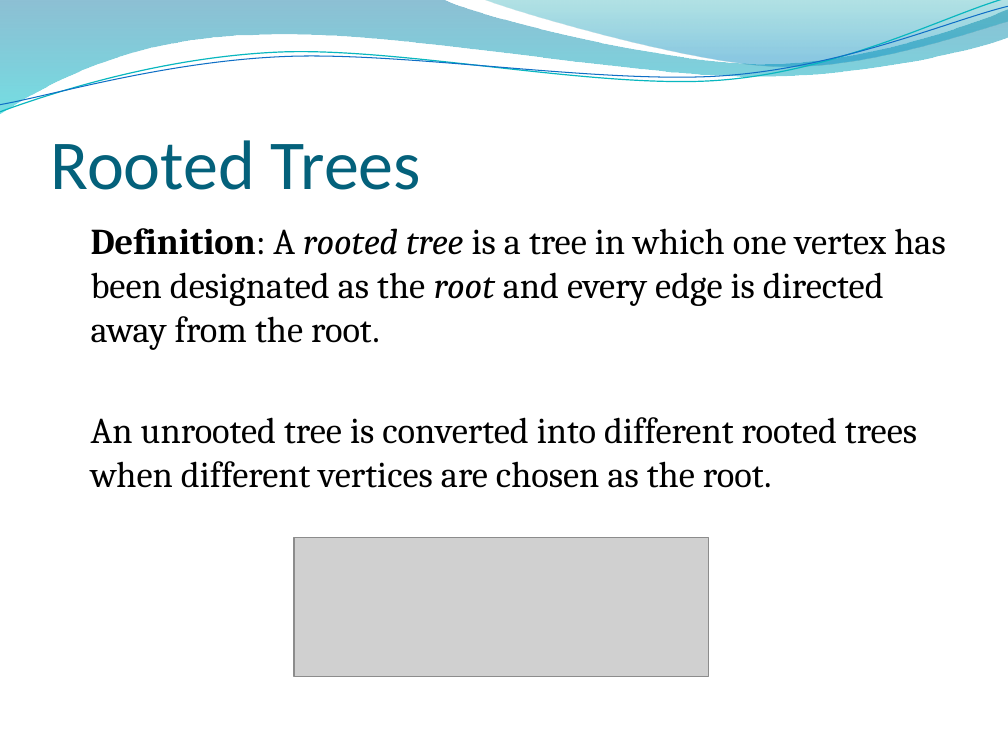
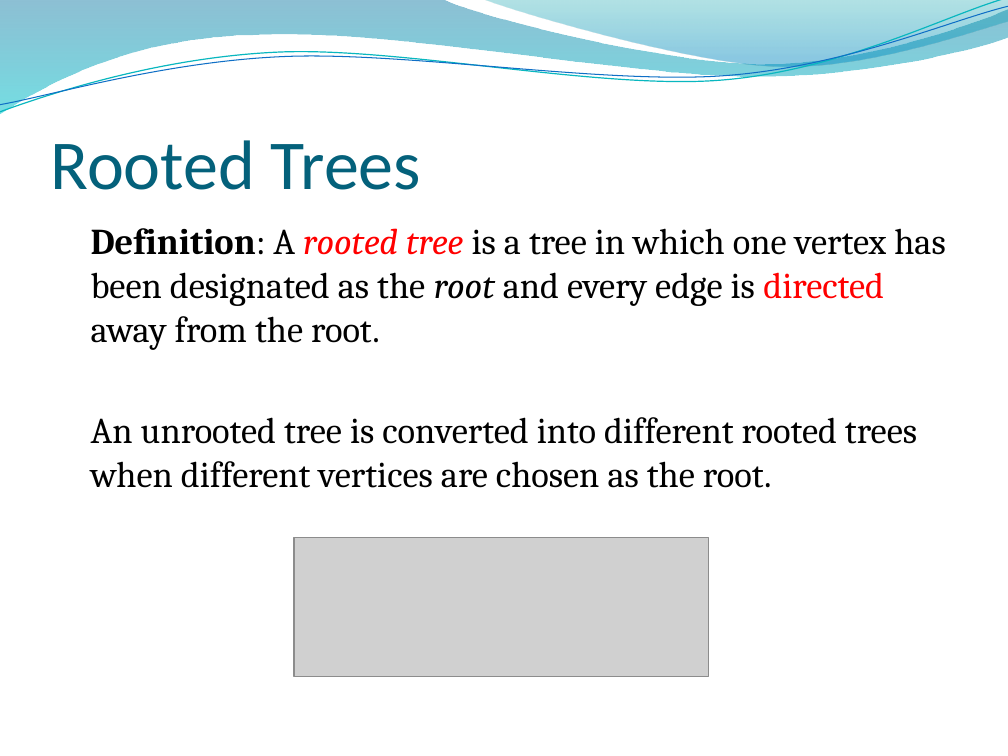
Before and after one commit to lin-chen-GA/lin-chen-GA.github.io, a slide deck: slide 6 of cs2620/slides/cs2620_notes11.pptx. Drawn at 1008x756 pixels with LibreOffice and Linux fonts; fonts in the diff are those of the drawing; grey boxes stand for pictures; background and template pictures are left out. Boxes give left, top, right and bottom in pixels: in the first picture for what was removed or moved away, otherwise in the second. Text is boxed around its words. In the diff, an @@ line names an element or a change of style, - is before the commit and + after.

```diff
--- a/cs2620/slides/cs2620_notes11.pptx
+++ b/cs2620/slides/cs2620_notes11.pptx
@@ text at (x1=91, y1=228, x2=946, y2=350): text colour #000000 to #FF0000 in "rooted tree directed" @@
```
Also in this commit, not shown: 3 other slides changed, 1 other file.
